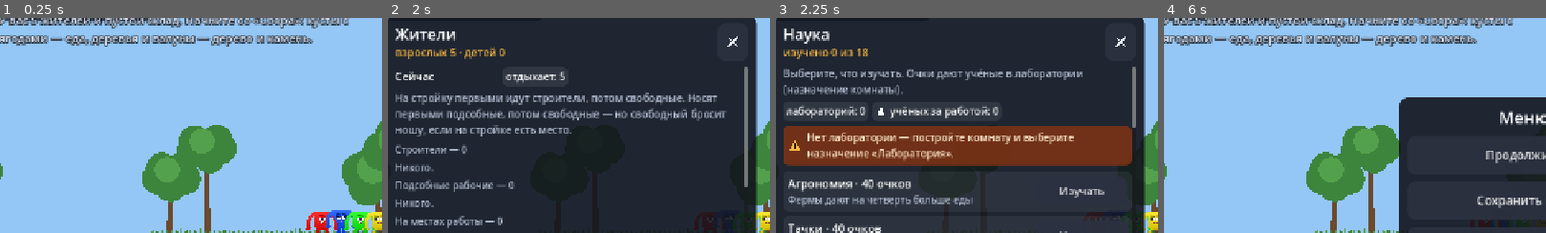
Above: before the commit, frames 1-4 (left to right).
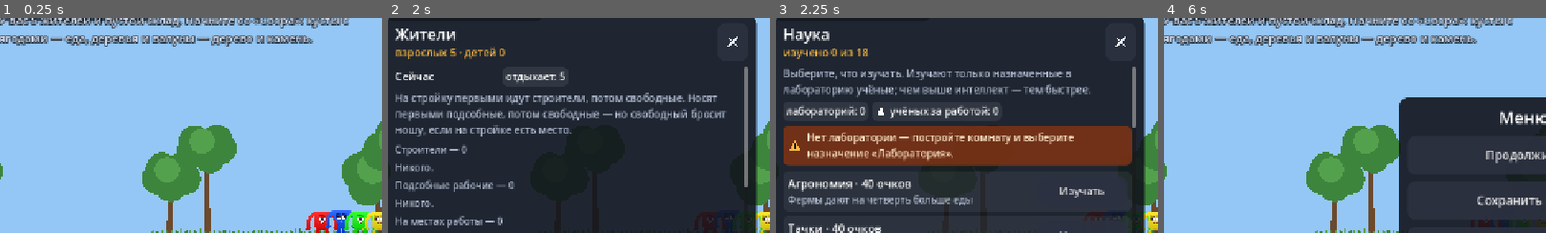
Above: after the commit, the same moments.

Repository: web-static-host/game1
Game: Godot game, scene res://scenes/main.tscn
Same seed, same stepped clock (60 frames per second), same inputs: the game is played once before the commit and once after it.
Inputs (mouse positions are % of the whole screen's width and height, from its top left):
- Up to frame 1 (0.25 s): no input
- Up to frame 2 (2 s): click (6, 93) at 0.5 s; click (50, 93) at 1.27 s
- Up to frame 3 (2.25 s): click (58, 93) at 2.02 s
- Up to frame 4 (6 s): click (66, 93) at 2.77 s; click (73, 93) at 3.52 s; click (80, 93) at 4.27 s; click (86, 93) at 5.02 s; click (94, 93) at 5.77 s
The pictures show only the part of the screen within x 3-53%, y 11-61%; the shares and areas given below are measured in that part.

Frames 1-2 are identical in both runs. In frame 3, 2.9% of the frame differs, in the area x 2-83%, y 23-37%; in frame 4, nothing differs.

Commit message:
Наука — от интеллекта назначенных учёных; стройка важнее переноски
- скорость исследований прямо пропорциональна интеллекту (и без игрока тоже)
- в карточке лаборатории — скорость науки и предупреждение, если нет учёных
- добыча недостающего для стройки идёт раньше переноски
- бот: учёный в лабораторию, амбар при полном запасе еды

Co-Authored-By: Claude Opus 5.5 <noreply@anthropic.com>
Claude-Session: https://claude.ai/code/session_016LhimkttaYpRVNZ3oj9mAA

Diff:
--- a/scripts/game/colony.gd
+++ b/scripts/game/colony.gd
@@ -2255,7 +2255,8 @@
 		Unit.Task.HARVEST:
 			return soft(u.stat("strength")) * work
 		Unit.Task.RESEARCH:
-			return soft(u.stat("intellect")) * work
+			# Наука — прямо от интеллекта: вдвое умнее — вдвое быстрее.
+			return u.stat("intellect") * work
 		Unit.Task.FARM, Unit.Task.CRAFT, Unit.Task.FISH:
 			return soft(u.stat("agility")) * work
 	return work
@@ -2479,12 +2480,13 @@
 ## (не хватает материалов на стройку, нечего есть). Сами по себе свободные жители не
 ## рубят, не ловят рыбу, не фермерствуют и ничего не носят на хранение.
 func _task_order(u: Unit) -> Array[String]:
+	# need — добыть то, чего не хватает стройке: это тоже стройка, она важнее переноски.
 	if u.workplace != 0:
-		return ["workplace", "projects", "haul", "need"]
+		return ["workplace", "projects", "need", "haul"]
 	if u.profession == Unit.Prof.HAULER:
 		return ["haul", "projects", "need"]
 	# Строители и свободные: сначала стройка, потом переноска.
-	return ["projects", "haul", "need"]
+	return ["projects", "need", "haul"]
 
 
 ## Ищет занятие для жителя. true — назначено.
@@ -3955,7 +3957,8 @@
 				continue
 			var key = job[0]
 			var skill := Unit.skill_for(job[1])
-			var rate := u.speed(skill) * OFFLINE_EFFICIENCY * u.need_factor() * u.age_factor()
+			var rate := u.speed(skill) * OFFLINE_EFFICIENCY * u.need_factor() * u.age_factor() \
+				* work_factor(u, job[1], Vector2i.ZERO)
 			if jobs.has(key):
 				jobs[key][1] += rate
 			else:
--- a/scripts/main.gd
+++ b/scripts/main.gd
@@ -761,6 +761,12 @@
 				chips.append(["people", "мастеров %d/%d" % [colony.workers_on(p), RoomType.farm_slots(p)]])
 			RoomType.LAB:
 				chips.append(["people", "учёных %d/%d" % [colony.workers_on(p), RoomType.farm_slots(p)]])
+				var minds := 0.0
+				for w in colony.assigned_to(p):
+					minds += w.stat("intellect") * w.speed("science")
+				chips.append(["", "скорость науки %d%% (интеллект учёных)" % roundi(minds * 100.0)])
+				if colony.assigned_to(p).is_empty():
+					rows.append({"type": "warning", "text": "Нет учёных — назначьте жителя («Назначить»): исследуют только назначенные, быстрее — умные."})
 				var cur := colony.research.current
 				if cur.is_empty():
 					rows.append({"type": "text", "text": "Нечего изучать — выберите исследование («Наука»)."})
@@ -942,7 +948,7 @@
 	var r := colony.research
 	var rows := []
 	if r.current.is_empty():
-		rows.append({"type": "text", "text": "Выберите, что изучать. Очки дают учёные в лаборатории (назначение комнаты)."})
+		rows.append({"type": "text", "text": "Выберите, что изучать. Изучают только назначенные в лабораторию учёные; чем выше интеллект — тем быстрее."})
 	else:
 		rows.append(_progress(Research.tech_name(r.current), r.progress / r.cost(r.current),
 			"%d / %d" % [int(r.progress), int(r.cost(r.current))], Color(0.45, 0.7, 1.0)))
--- a/tests/longplay.gd
+++ b/tests/longplay.gd
@@ -163,10 +163,12 @@
 			["лава течёт", "прорыв лавы"], ["сочится", "водоносный пласт"], ["Геолог", "предупреждение геолога"],
 			["истощ", "истощение от голода"], ["перегружена", "перегрузка"], ["износ 70", "износ 70%"],
 			["Склад полон", "склад полон"], ["Не хватает", "нехватка материалов"], ["Новая находка", "новая находка"],
-			["Изучено", "исследование"], ["на разведку", "разведка за сырьём"], ["Метан в выработке", "газовая тревога"], ["Родился", "рождение"], ["стали парой", "пара"]]:
+			["Изучено", "исследование"], ["на разведку", "разведка за сырьём"], ["Метан в выработке", "газовая тревога"], ["Родился", "рождение"], ["стали парой", "пара"],
+			["от старости", "смерть от старости"], ["мёрзнет", "мороз"], ["Через месяц зима", "мало еды к зиме"],
+			["состарил", "старость"]]:
 		if text.contains(pair[0]):
 			events[pair[1]] = events.get(pair[1], 0) + 1
-	if text.contains("погиб"):
+	if text.contains("погиб") or text.contains("от старости"):
 		deaths.append("%s  %s" % [_time(), text])
 	if text.contains("Родился"):
 		births += 1
@@ -218,6 +220,15 @@
 		if p.phase == Project.Phase.DONE:
 			done += 1
 	inv.append("на полу еды %d" % (colony.drop_total("food") + colony.drop_total("berries")))
+	var sci := 0
+	for lab in colony.rooms_of(RoomType.LAB):
+		sci += colony.assigned_to(lab).size()
+	inv.append("учёных %d, изучают «%s» %.0f" % [sci, colony.research.current, colony.research.progress])
+	var roles := {}
+	for u in colony.units:
+		var r := colony.role_name(u)
+		roles[r] = roles.get(r, 0) + 1
+	inv.append(str(roles))
 	print("[%4d с] %s | жит %d (дети %d) кроватей %d | построек %d, строится %d | глубина %d м | наука %d/%d | без дела %d | %s" % [
 		Time.get_ticks_msec() / 1000, _time(), colony.units.size(), colony.units.filter(func(u: Unit) -> bool: return u.child).size(), colony.beds_total(),
 		done, colony.projects.size() - done, _depth(), colony.research.done.size(), Research.TECHS.size(), idle, ", ".join(inv)])
@@ -374,21 +385,21 @@
 			have += 1
 			_act("роль")
 	# Места работы: еда — в первую очередь.
-	var order := [RoomType.FARM, RoomType.GRANARY, RoomType.STORAGE, RoomType.LAB, RoomType.KILN, RoomType.FORGE]
+	var order := [RoomType.FARM, RoomType.LAB, RoomType.GRANARY, RoomType.STORAGE, RoomType.KILN, RoomType.FORGE]
 	var places: Array[Project] = []
 	for t in order:
 		places.append_array(colony.rooms_of(t))
 	for p in colony.projects:
 		if p.is_water_structure() and p.phase == Project.Phase.DONE:
 			places.insert(0, p)
-	var keep_free := 2 if adults.size() < 10 else adults.size() / 4
+	var keep_free := 1 if adults.size() < 10 else adults.size() / 4
 	for p in places:
 		# Склад и амбар — по одному работнику (склад — когда людей хватает), остальное — сколько мест.
 		var slots := 1 if RoomType.is_store(p.purpose) else colony.work_slots(p)
 		if p.purpose == RoomType.STORAGE and adults.size() < 7:
 			slots = 0
 		if p.purpose == RoomType.FARM:
-			slots = mini(slots, 2)
+			slots = mini(slots, 1 if adults.size() < 7 else 2)
 		if p.purpose == RoomType.LAB and adults.size() < 8:
 			slots = 1
 		while colony.assigned_to(p).size() < slots and free.size() > keep_free:
@@ -528,5 +539,5 @@
 	for k in ["wood", "stone", "food"]:
 		if colony.inventory.get(k, 0) >= colony.capacity(k) - 5:
 			_milestone("full", "Склад впервые забит (%s)" % k)
-			_surface_room(RoomType.STORAGE)
+			_surface_room(RoomType.GRANARY if k == "food" else RoomType.STORAGE)
 			return
--- a/tests/run_tests.gd
+++ b/tests/run_tests.gd
@@ -558,7 +558,7 @@
 	u.profession = Unit.Prof.HAULER
 	check(colony._task_order(u)[0] == "haul", "подсобный сначала носит")
 	u.profession = Unit.Prof.ANY
-	check(colony._task_order(u) == ["projects", "haul", "need"], "свободный: стройка, потом переноска")
+	check(colony._task_order(u) == ["projects", "need", "haul"], "свободный: стройка (и добыча для неё), потом переноска")
 	u.profession = Unit.Prof.ANY
 	u.workplace = 999
 	check(colony._task_order(u)[0] == "workplace", "назначенный сначала идёт на своё место работы")
@@ -647,6 +647,15 @@
 	hauler2.recheck_t = 0.0
 	colony._construction_recheck(hauler2, 0.1)
 	check(hauler2.task == Unit.Task.HAUL and hauler2.to_store, "подсобный продолжает носить")
+	# Наука: только назначенные, скорость — прямо от интеллекта.
+	var smart: Unit = colony.units[0]
+	smart.stats["intellect"] = 2.0
+	var plain: Unit = colony.units[1]
+	plain.stats["intellect"] = 1.0
+	var k := colony.work_factor(smart, Unit.Task.RESEARCH, Vector2i.ZERO) / colony.work_factor(plain, Unit.Task.RESEARCH, Vector2i.ZERO)
+	check(absf(k - 2.0 * float(smart.ability("work")) / float(plain.ability("work"))) < 0.01,
+		"вдвое умнее — изучает вдвое быстрее (%.2f)" % k)
+	check(not colony._task_order(plain).has("science"), "свободные сами не исследуют")
 
 
 func test_build_rules_v2() -> void:
